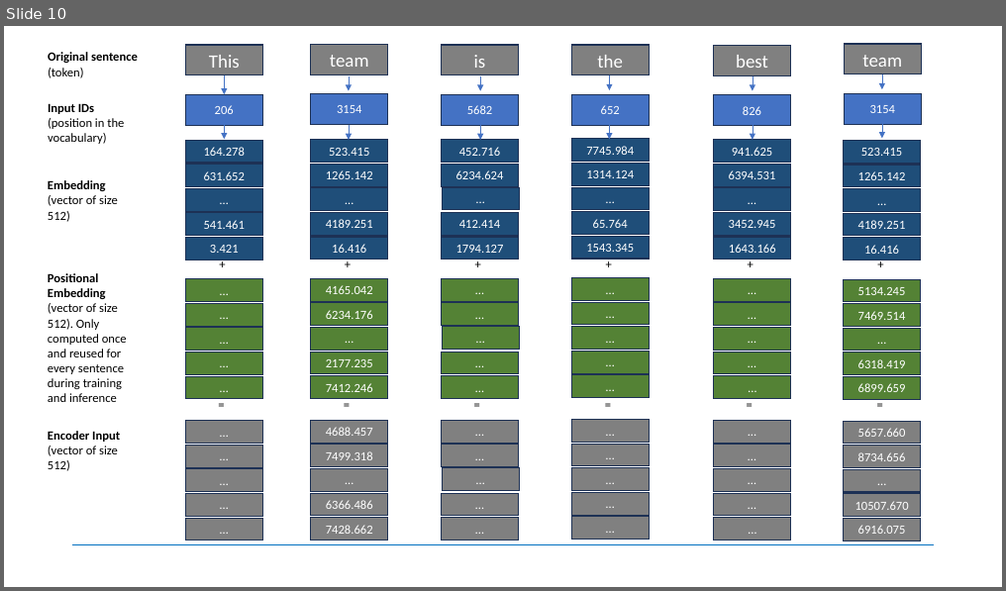
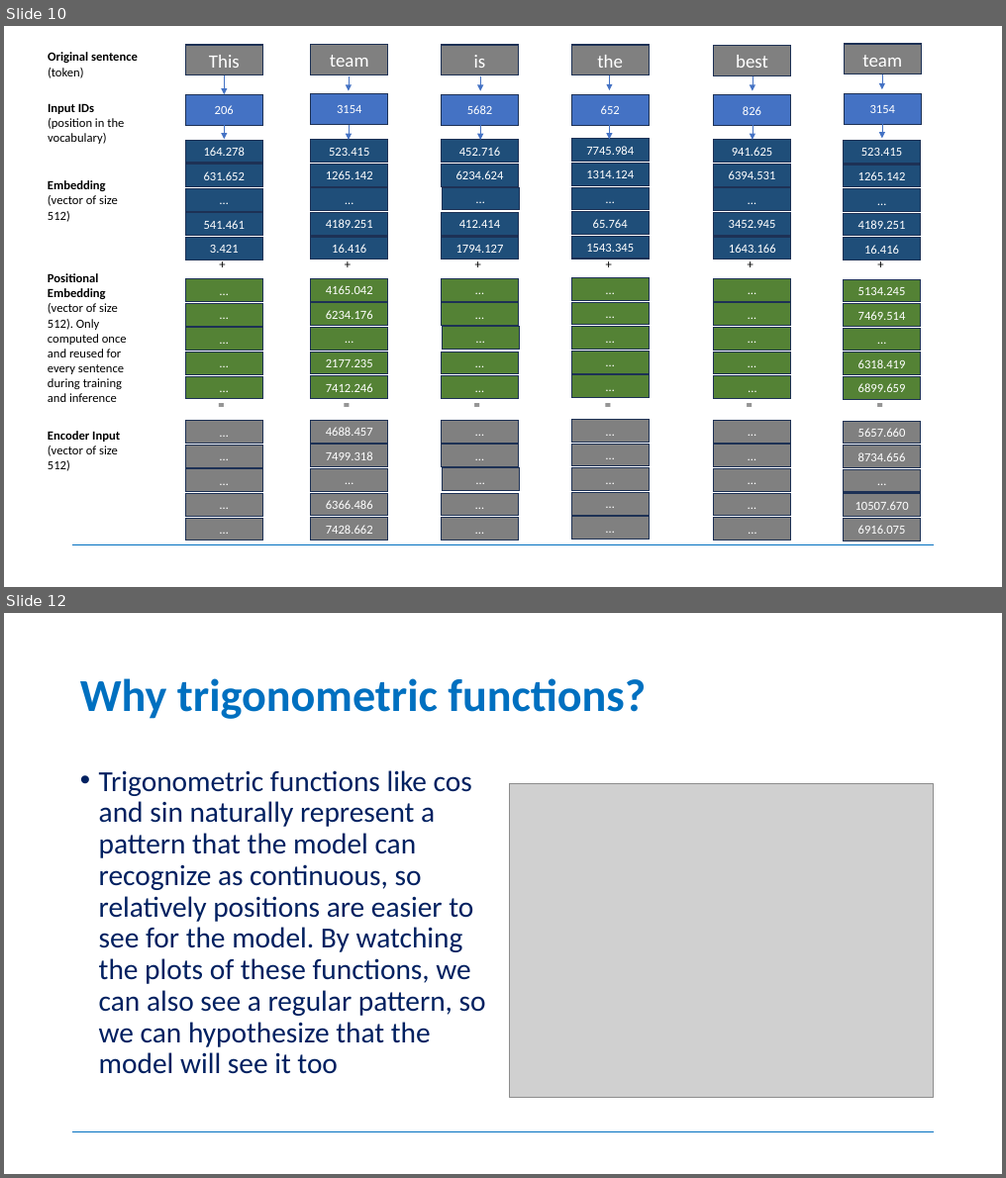
Before and after one commit to tanquangduong/transformer-master, a slide deck: presentation/Transfromer-LLM.pptx. Shown one above the other, each under a label of ours: slide 10 before the commit, slides 10 and 12 after it; the slides between them are not shown. The pictures are 1006x591 and 1006x1178 pixels, drawn with LibreOffice and Linux fonts; fonts in the diff are those of the drawing; grey boxes stand for pictures. Boxes give left, top, right and bottom in pixels: in the first picture for what was removed or moved away, otherwise in the second. Text is boxed around its words. In the diff, an @@ line names an element or a change of style, - is before the commit and + after.

```diff
--- a/presentation/Transfromer-LLM.pptx
+++ b/presentation/Transfromer-LLM.pptx
@@ slide 12 added at (4,613,1002,1174), background #FFFFFF; not listed: 1 template element that a slide beside it also shows @@
@@ title added at (80,678,646,719), 44 pt, text #0070C0, bold @@
+Why trigonometric functions?
@@ text added at (99,770,486,1074), 28 pt, text #002060 @@
+• Trigonometric functions like cos and sin naturally represent a pattern that the model can recognize as continuous, so relatively positions are easier to see for the model. By watching the plots of these functions, we can also see a regular pattern, so we can hypothesize that the model will see it too
@@ picture added at (509,783,934,1097) @@
```
Also in this commit, not shown: 1 slide changed, 7 other slides added.
